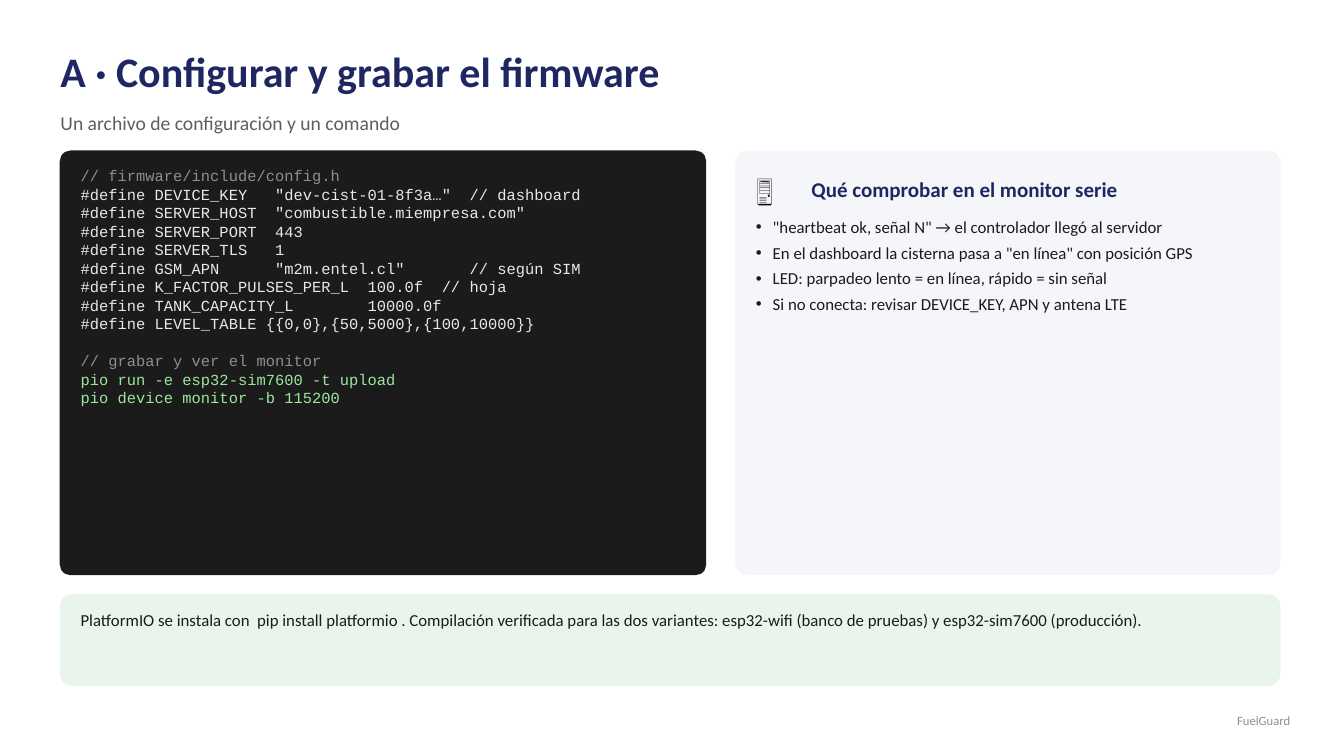
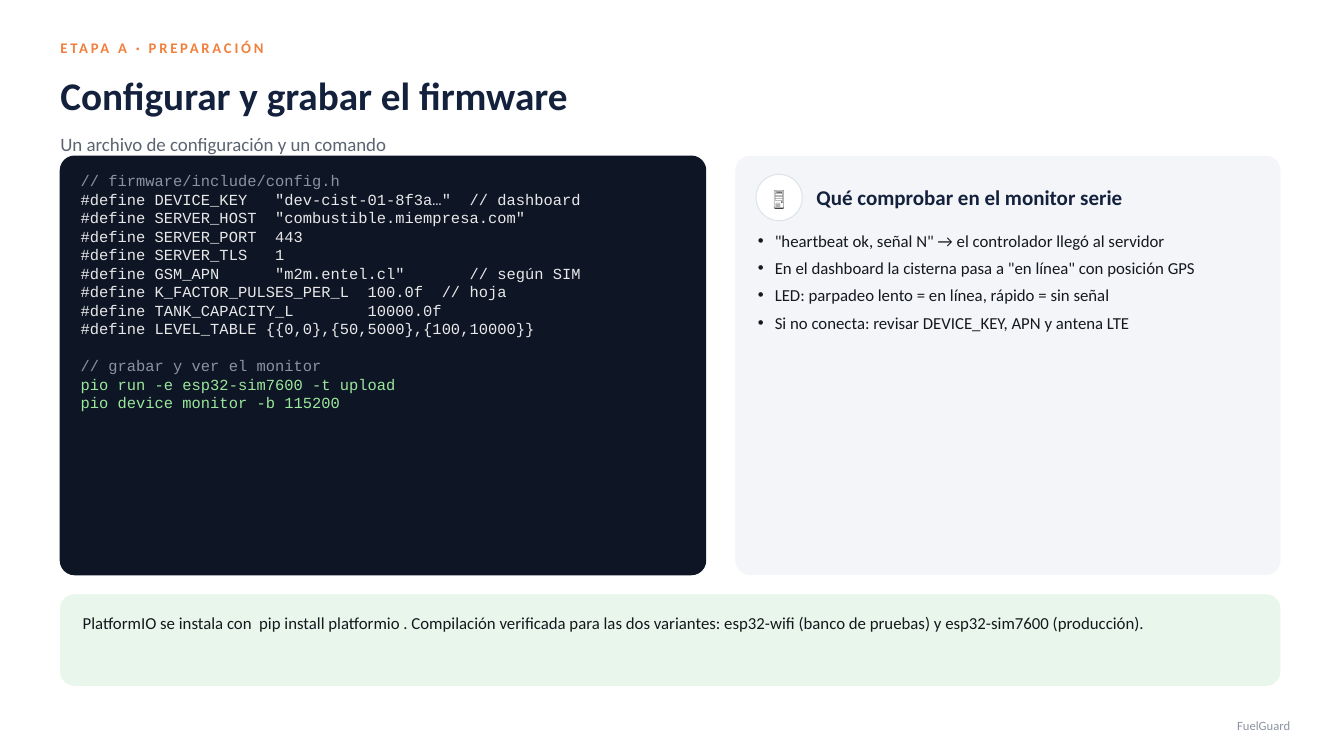
Before and after one commit to ESZO1989/FUELGUARD, a slide deck: slide 6 of docs/presentaciones/FuelGuard-Guia-Instalacion.pptx (slide 5 before the commit). Drawn at 1344x756 pixels with LibreOffice and Linux fonts; fonts in the diff are those of the drawing. Boxes give left, top, right and bottom in pixels: in the first picture for what was removed or moved away, otherwise in the second. Text is boxed around its words. In the diff, an @@ line names an element or a change of style, - is before the commit and + after.

```diff
--- a/docs/presentaciones/FuelGuard-Guia-Instalacion.pptx
+++ b/docs/presentaciones/FuelGuard-Guia-Instalacion.pptx
@@ text added at <box>118,43,127,53</box>, 10.5 pt, text #F0803C, bold @@
+ETAPA A · PREPARACIÓN
@@ text at <box>60,82,567,117</box>: text changed; size 30 to 28 pt; text colour #1E2761 to #14213D @@
-A · Configurar y grabar el firmware
+Configurar y grabar el firmware
@@ text "Un archivo de configuración y ...": place and size @@
-text "Un archivo de configuración y ..." at <box>60,116,400,134</box>
+text "Un archivo de configuración y ..." at <box>60,138,386,157</box>
@@ text "Un archivo de configuración y ..." at <box>60,138,386,157</box>: size 14 to 13.5 pt, text colour #5A5F66 to #5B6470 @@
@@ rounded rectangle: place and size @@
-rounded rectangle at <box>60,151,706,575</box>
+rounded rectangle at <box>60,156,706,575</box>
@@ rounded rectangle at <box>60,156,706,575</box>: fill #1B1B1B to #0E1626; outline #1B1B1B 1 pt to #0E1626 1 pt; proportions changed @@
@@ text at <box>108,175,339,374</box>: text colour #8A8F96 to #8C93A0 in "// firmware/include/config.h", "// grabar y ver el monitor" @@
@@ rounded rectangle: place and size @@
-rounded rectangle at <box>736,151,1280,575</box>
+rounded rectangle at <box>736,156,1280,575</box>
@@ rounded rectangle at <box>736,156,1280,575</box>: fill #F4F6F9 to #F3F5F9; outline #F4F6F9 0.5 pt to #F3F5F9 0.5 pt; proportions changed @@
@@ text "🖥️": place and size @@
-text "🖥️" at <box>756,166,807,212</box>
+text "🖥️" at <box>756,174,803,221</box>
@@ text "🖥️" at <box>756,174,803,221</box>: size 20 to 14 pt; alignment left to centre @@
@@ ellipse added at <box>756,174,803,221</box>, fill #FFFFFF, outline #DEE3EA 0.75 pt @@
@@ text "Qué comprobar en el monitor ...": place and size @@
-text "Qué comprobar en el monitor ..." at <box>811,182,1117,201</box>
+text "Qué comprobar en el monitor ..." at <box>816,190,1122,209</box>
@@ text "Qué comprobar en el monitor ..." at <box>816,190,1122,209</box>: text colour #1E2761 to #14213D @@
@@ text ""heartbeat ok, señal N" → ..." at <box>775,235,1195,332</box>: text colour #1B1B1B to #15181D; more space between paragraphs @@
@@ text ""heartbeat ok, señal N" → ...": place and size @@
-text ""heartbeat ok, señal N" → ..." at <box>773,221,1193,313</box>
+text ""heartbeat ok, señal N" → ..." at <box>775,235,1195,332</box>
@@ rounded rectangle at <box>60,595,1280,686</box>: fill #E9F5EC to #E8F6EC; outline #E9F5EC 0.5 pt to #E8F6EC 0.5 pt; proportions changed @@
@@ text "PlatformIO se instala con pip ..." at <box>83,617,1144,632</box>: text colour #1B1B1B to #15181D; more space between paragraphs @@
@@ text "FuelGuard" at <box>1237,721,1290,730</box>: text colour #8A8F96 to #8C93A0 @@
```
Also in this commit, not shown: 16 other slides changed, 10 slides added, 9 other files.
